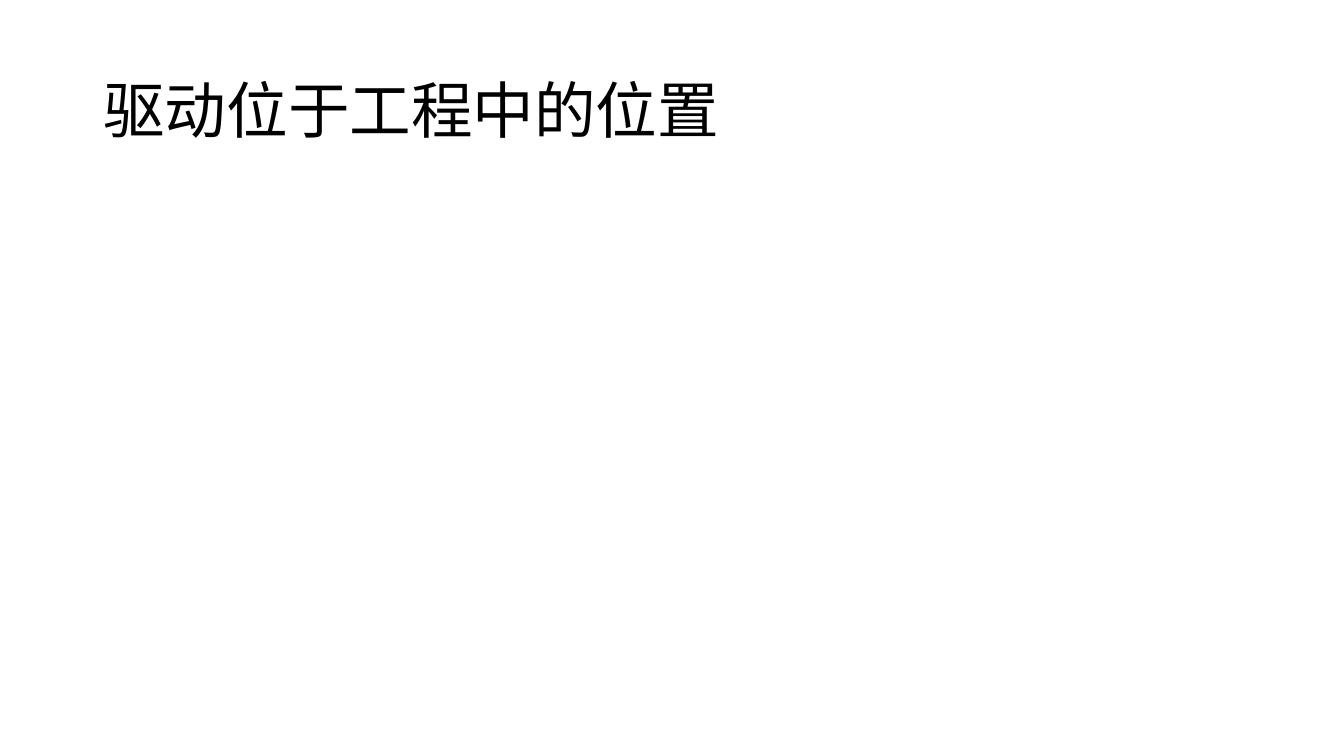
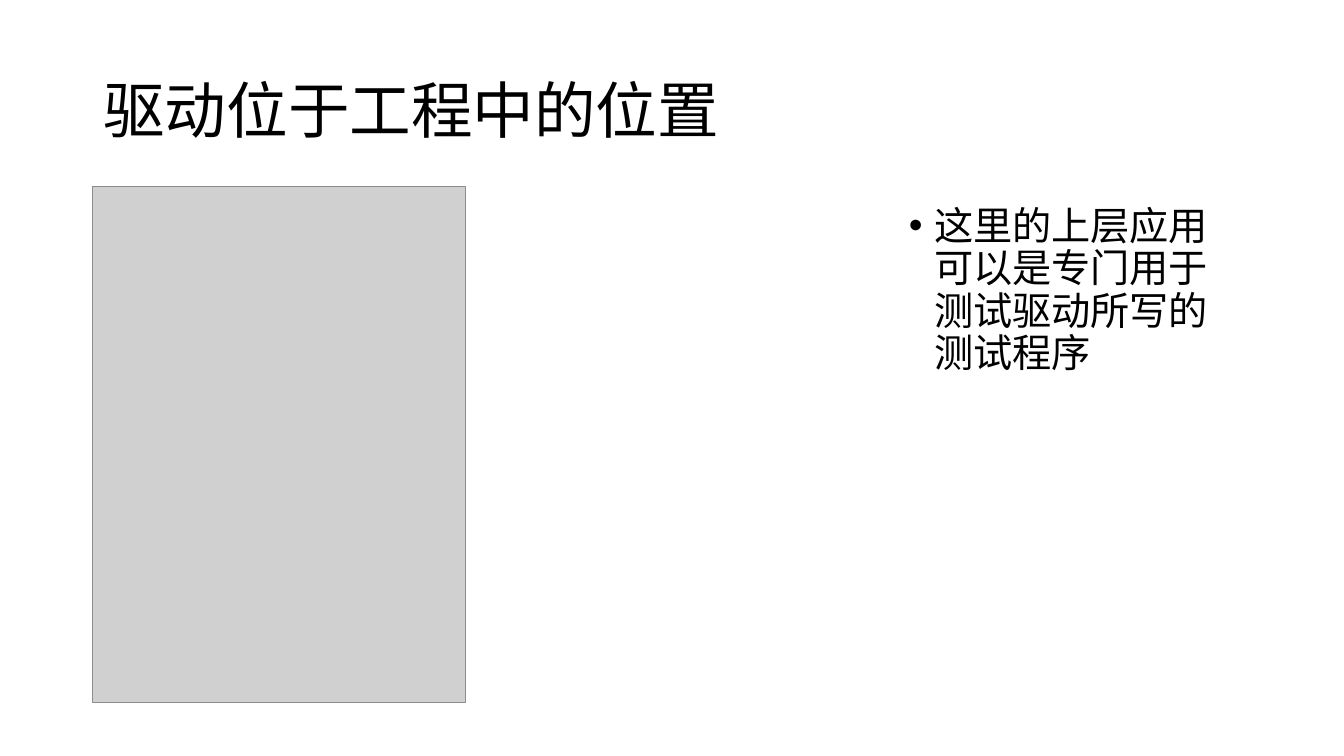
Before and after one commit to whitebkues1/ppt, a slide deck: slide 5 of xianzheng.pptx (slide 7 before the commit). Drawn at 1344x756 pixels with LibreOffice and Linux fonts; fonts in the diff are those of the drawing; grey boxes stand for pictures. Boxes give left, top, right and bottom in pixels: in the first picture for what was removed or moved away, otherwise in the second. Text is boxed around its words. In the diff, an @@ line names an element or a change of style, - is before the commit and + after.

```diff
--- a/xianzheng.pptx
+++ b/xianzheng.pptx
@@ picture added at [93, 187, 466, 703] @@
@@ text added at [934, 207, 1208, 371], 28 pt, text #000000 @@
+• 这里的上层应用可以是专门用于测试驱动所写的测试程序
```
Also in this commit, not shown: 12 other slides changed, 5 slides added, 4 slides removed, 12 other files.
